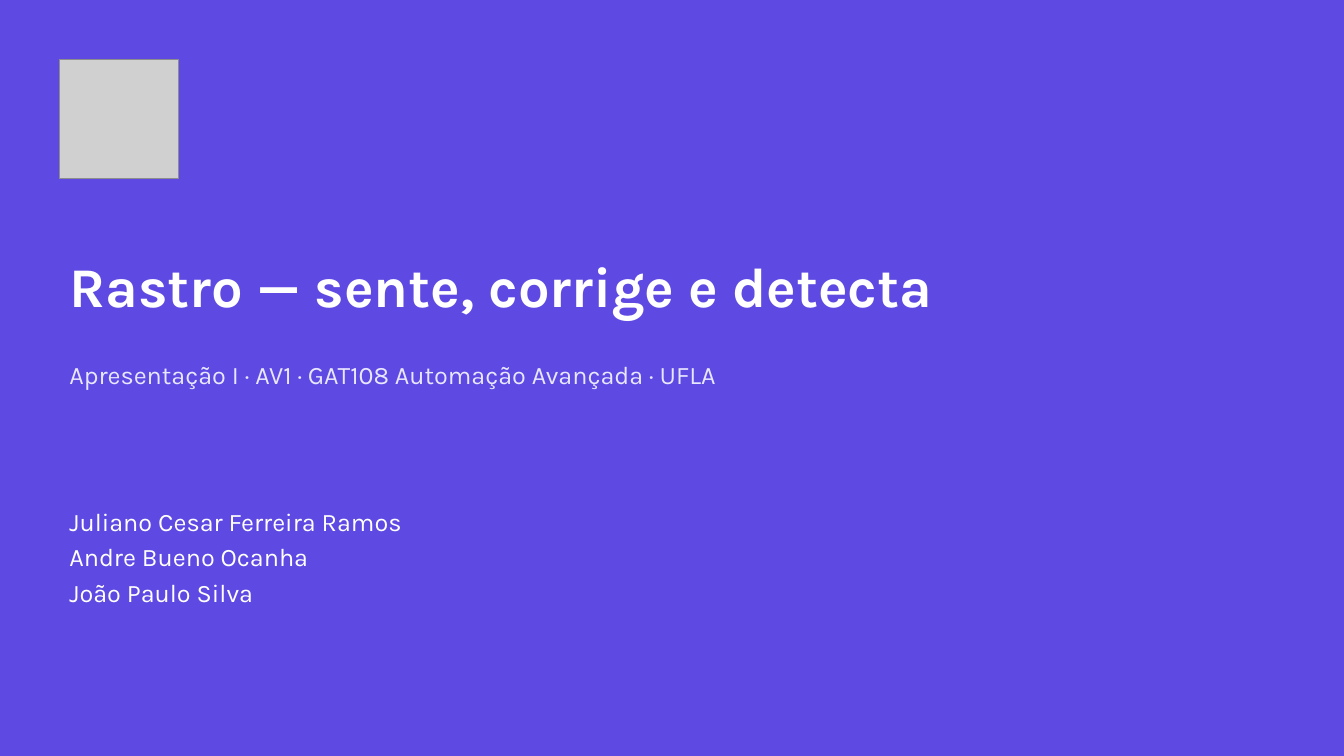
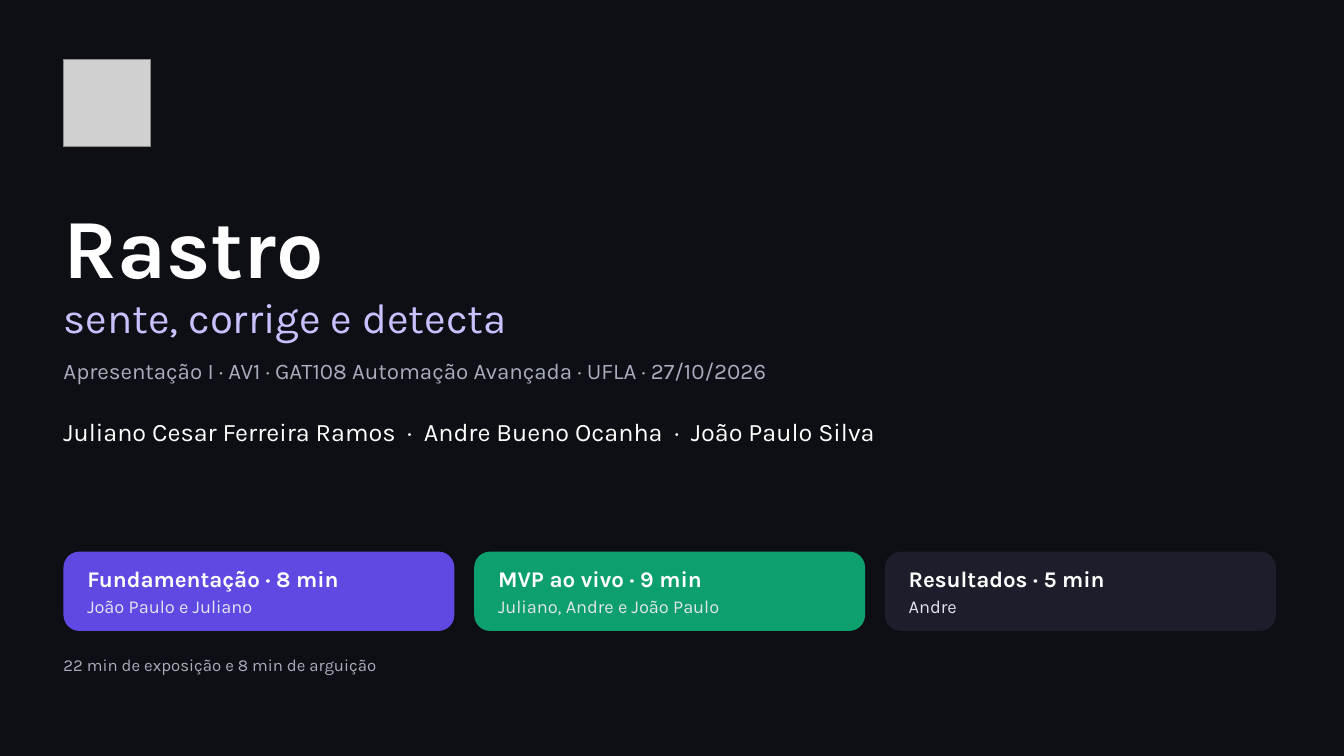
Before and after one commit to AlphaFNTZ/rastro, a slide deck: slide 1 of docs/presentations/apresentacao_I_AV1.pptx. Drawn at 1344x756 pixels with LibreOffice and Linux fonts; fonts in the diff are those of the drawing; grey boxes stand for pictures. Boxes give left, top, right and bottom in pixels: in the first picture for what was removed or moved away, otherwise in the second. Text is boxed around its words. In the diff, an @@ line names an element or a change of style, - is before the commit and + after.

```diff
--- a/docs/presentations/apresentacao_I_AV1.pptx
+++ b/docs/presentations/apresentacao_I_AV1.pptx
@@ background #FFFFFF to #0D0F14 @@
@@ rectangle removed at [0,0,1344,756] @@
@@ picture: place and size @@
-picture at [59,59,178,178]
+picture at [64,59,151,147]
@@ text added at [63,223,324,279], 60 pt, text #FFFFFF, bold @@
+Rastro
@@ text at [63,304,506,344]: text changed; size 40 to 30 pt; text colour #FFFFFF to #C9C1FF; bold off @@
-Rastro — sente, corrige e detecta
+sente, corrige e detecta
@@ text at [63,362,766,385]: text changed; size 18 to 16 pt; text colour #E9E6FF to #A9ADBD @@
-Apresentação I · AV1 · GAT108 Automação Avançada · UFLA
+Apresentação I · AV1 · GAT108 Automação Avançada · UFLA · 27/10/2026
@@ text at [63,423,874,442]: text changed @@
-Juliano Cesar Ferreira Ramos
-Andre Bueno Ocanha
-João Paulo Silva
+Juliano Cesar Ferreira Ramos · Andre Bueno Ocanha · João Paulo Silva
@@ rounded rectangle added at [64,552,455,631], fill #5E4AE3 @@
@@ rounded rectangle added at [474,552,865,631], fill #0D9F6E @@
@@ rounded rectangle added at [885,552,1276,631], fill #1C1F2B @@
@@ text added at [87,571,338,613], 16 pt, text #FFFFFF, bold @@
+Fundamentação · 8 min
+João Paulo e Juliano
@@ text added at [498,571,719,615], 13 pt, text #E4E6EE @@
+MVP ao vivo · 9 min
+Juliano, Andre e João Paulo
@@ text added at [909,571,1104,613], 16 pt, text #FFFFFF, bold @@
+Resultados · 5 min
+Andre
@@ text added at [63,659,376,675], 12 pt, text #A9ADBD @@
+22 min de exposição e 8 min de arguição
```
Also in this commit, not shown: 10 other slides changed, 38 other files.
